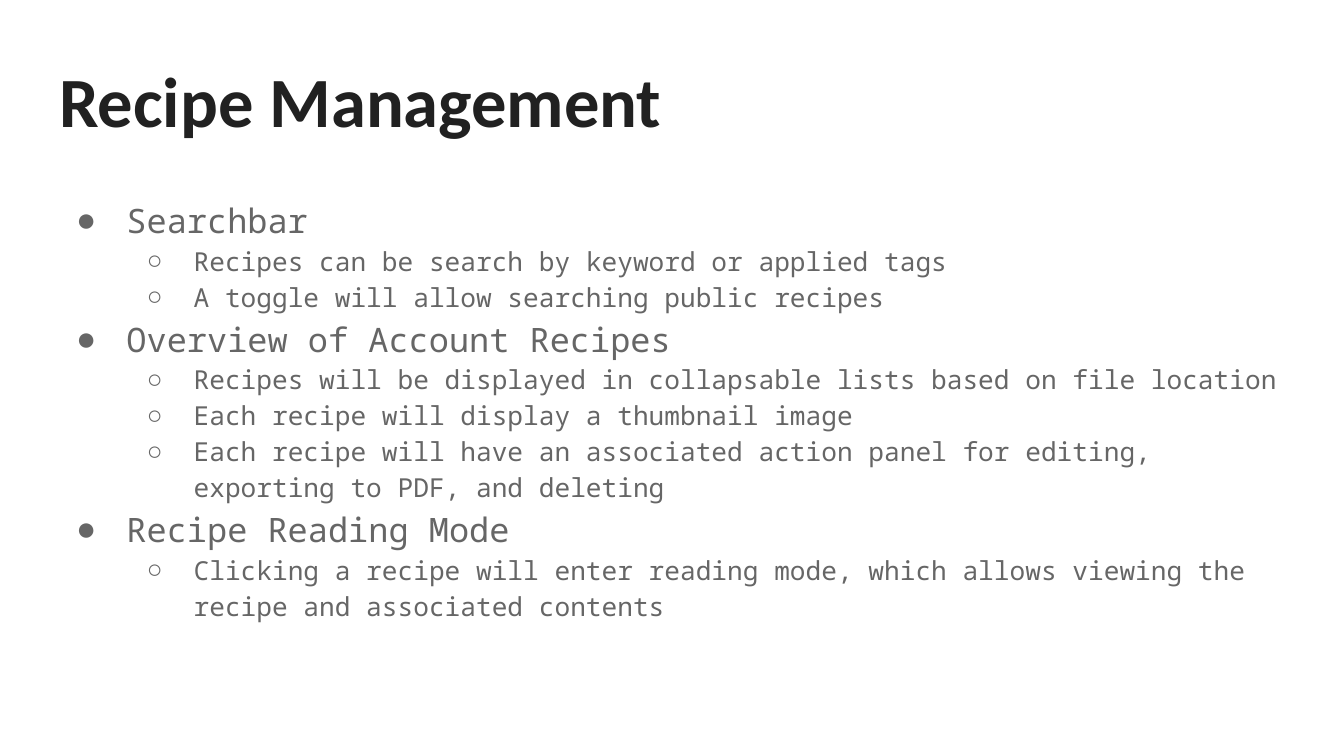
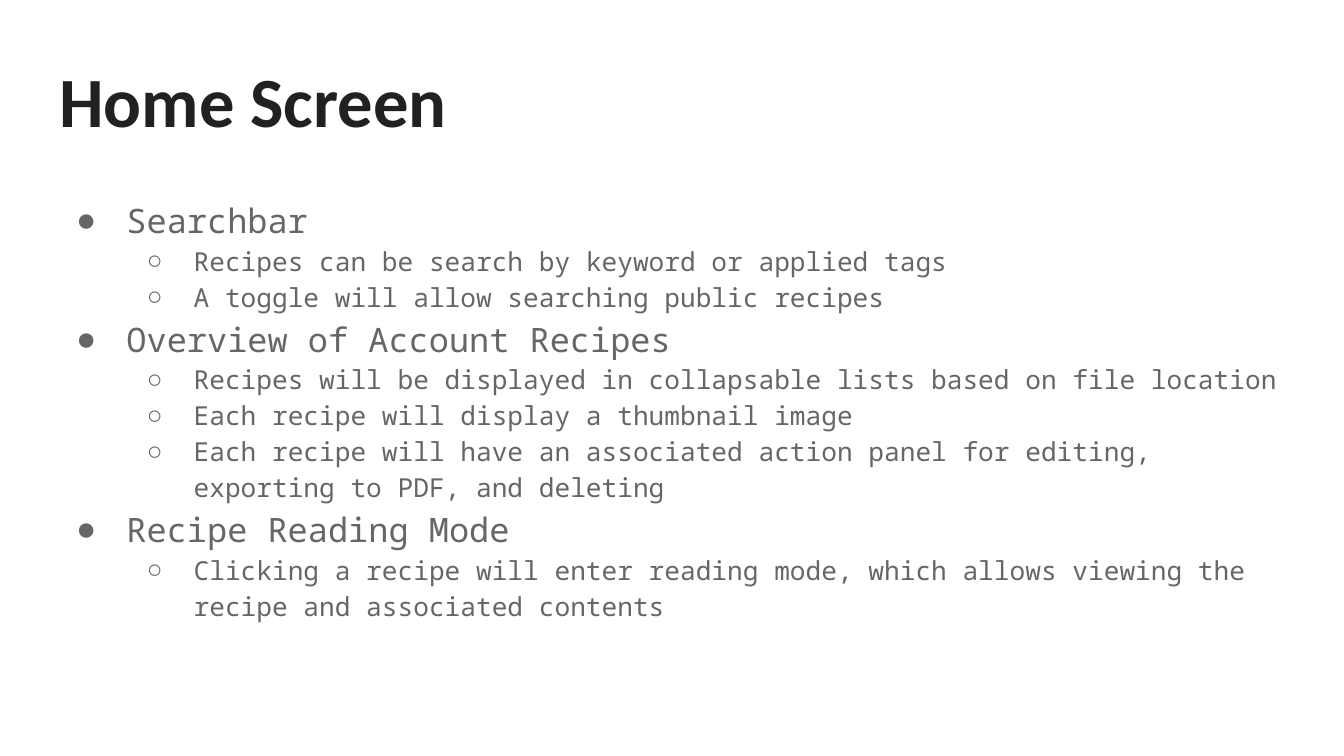
Before and after one commit to ncmaynard03/recipe-app, a slide deck: slide 4 of documents/Team 2 Requirements Presentation.pptx. Drawn at 1344x756 pixels with LibreOffice and Linux fonts; fonts in the diff are those of the drawing. Boxes give left, top, right and bottom in pixels: in the first picture for what was removed or moved away, otherwise in the second. Text is boxed around its words. In the diff, an @@ line names an element or a change of style, - is before the commit and + after.

Commit message:
Added summary screen

```diff
--- a/documents/Team 2 Requirements Presentation.pptx
+++ b/documents/Team 2 Requirements Presentation.pptx
@@ title at [59,80,446,128]: text changed @@
-Recipe Management
+Home Screen
```
Also in this commit, not shown: 2 other slides changed, 1 slide added.
